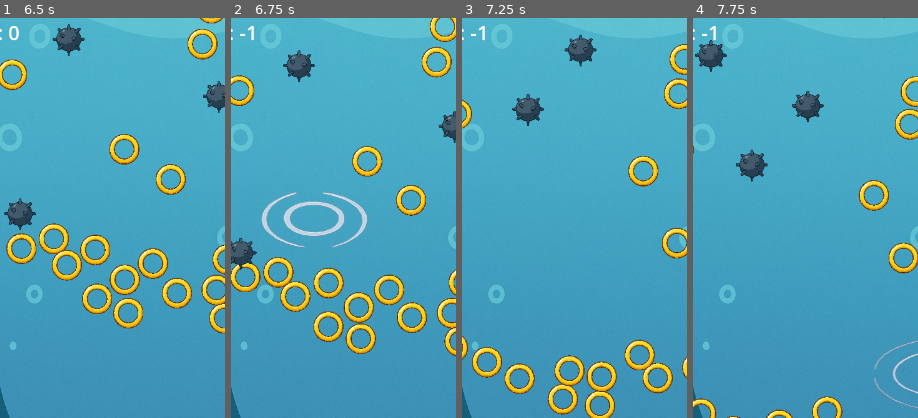
Above: before the commit, frames 1-4 (left to right).
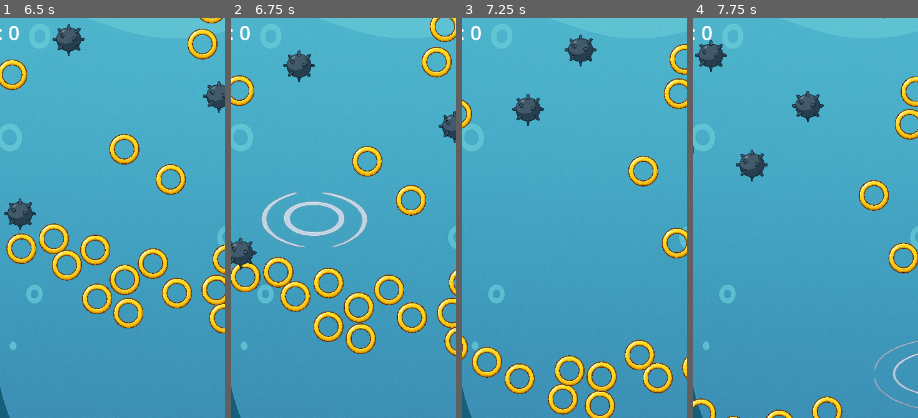
Above: after the commit, the same moments.

Repository: ericso/aqua-launch
Game: Godot game, scene res://main/main.tscn
Same seed, same stepped clock (60 frames per second), same inputs: the game is played once before the commit and once after it.
Inputs (mouse positions are % of the whole screen's width and height, from its top left):
- Up to frame 1 (6.5 s): click "New Game" at 0.5 s; tap Enter at 1.25 s; move the mouse to (72, 45) at 1.27 s; click (72, 45) at 1.42 s; move the mouse to (30, 55) at 2.02 s; click (30, 55) at 2.17 s; move the mouse to (60, 28) at 2.77 s; click (60, 28) at 2.92 s; move the mouse to (45, 70) at 3.52 s; click (45, 70) at 3.67 s; move the mouse to (80, 65) at 4.27 s; click (80, 65) at 4.42 s; move the mouse to (20, 35) at 5.02 s; click (20, 35) at 5.17 s; move the mouse to (55, 50) at 5.77 s; click (55, 50) at 5.92 s
- Up to frame 2 (6.75 s): move the mouse to (35, 25) at 6.52 s; click (35, 25) at 6.67 s
- Up to frame 3 (7.25 s): no input
- Up to frame 4 (7.75 s): move the mouse to (72, 45) at 7.27 s; click (72, 45) at 7.42 s
The pictures show only the part of the screen within x 17-67%, y 2-52%; the shares and areas given below are measured in that part.

Frame 1 is identical in both runs. In frame 2, 0.2% of the frame differs, in the area x 4-11%, y 2-6%; in frame 3, 0.2%; in frame 4, 0.2%.

Commit message:
paramterize rings deducted when a mine hits, set to zero

Diff:
--- a/main/main.gd
+++ b/main/main.gd
@@ -13,6 +13,10 @@
 
 # the amount of damage a mine does to the basket
 var mine_damage: float = 5.0
+
+# rings_deducted is the amount of rings deducted from the score when a mine hits
+# the basket
+var rings_deducted: int = 0
 
 func _ready():
 	$UI/NewGameButton.pressed.connect(_on_new_game_pressed)
@@ -76,7 +80,7 @@
 
 	if game_active:
 		# score go down
-		ScoreManager.decrement_score(1)
+		ScoreManager.decrement_score(rings_deducted)
 
 		# damage basket
 		if basket:
